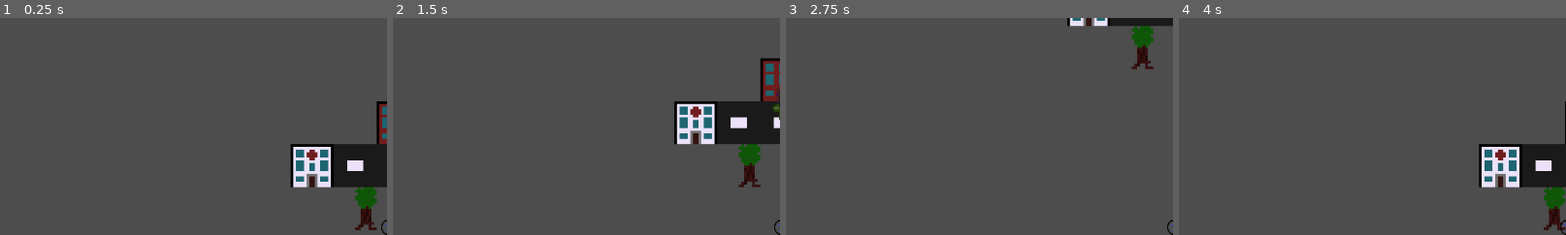
Above: before the commit, frames 1-4 (left to right).
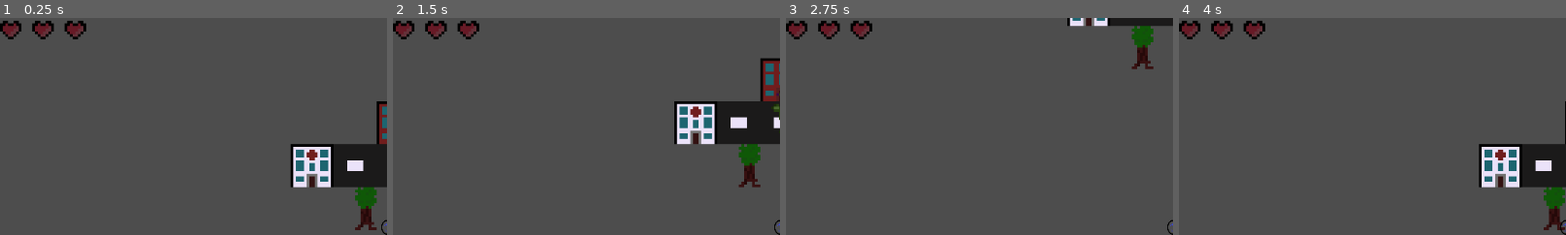
Above: after the commit, the same moments.

Repository: Lila-Kuhlt/Close-Encounters-of-the-Jeff-Kind
Game: Godot game, scene res://scenes/World.tscn
Same seed, same stepped clock (60 frames per second), same inputs: the game is played once before the commit and once after it.
Inputs:
- Up to frame 1 (0.25 s): no input
- Up to frame 2 (1.5 s): tap Enter at 0.5 s; hold D (right) 0.53-1.28 s; hold S (down) from 1.28 s (still down)
- Up to frame 3 (2.75 s): release S (down) at 2.03 s; hold D (right) from 2.03 s (still down)
- Up to frame 4 (4 s): tap Space at 2.75 s; release D (right) at 2.78 s; hold W (up) 2.78-3.53 s; hold A (left) from 3.53 s (still down)
The pictures show only the part of the screen within x 0-50%, y 0-50%; the shares and areas given below are measured in that part.

The runs differ from the first frame. In frame 1, 1.1% of the frame differs, in the area x 0-23%, y 1-10%; in frame 2, 1.1%; in frame 3, 1.1%; in frame 4, 1.1%.

Commit message:
Add health bar to ui

Diff:
--- a/godot/scenes/Player.gd
+++ b/godot/scenes/Player.gd
@@ -9,6 +9,9 @@
 
 var package_queue := []
 var lifes := MAX_LIFES
+
+func _ready():
+	get_parent().get_node("UI").set_max_health(MAX_LIFES)
 
 ## Tries to add a package to the queue and returns wether the package could be added.
 func collect_package(package) -> bool:
@@ -29,9 +32,10 @@
 	# check if package was already delivered
 	if package != null:
 		remove_package(package)
-		lifes -= 1
-		if lifes <= 0:
+		lifes = max(lifes - 1, 0)
+		if lifes == 0:
 			get_parent().get_node("UI").trigger_game_over()
+		get_parent().get_node("UI").set_health(lifes)
 
 func _on_destination_detector_area_entered(area):
 	var dest = area.get_parent()
--- /dev/null
+++ b/godot/scenes/UI/Heart.tscn
@@ -0,0 +1,11 @@
+[gd_scene load_steps=3 format=3 uid="uid://ddxbbv2dowufi"]
+
+[ext_resource type="Texture2D" uid="uid://bos0no2j1bua7" path="res://assets/hearts.png" id="1_d158c"]
+
+[sub_resource type="AtlasTexture" id="AtlasTexture_2cs3v"]
+resource_local_to_scene = true
+atlas = ExtResource("1_d158c")
+region = Rect2(0, 0, 8, 8)
+
+[node name="Heart" type="TextureRect"]
+texture = SubResource("AtlasTexture_2cs3v")
--- a/godot/scenes/UI/UI.gd
+++ b/godot/scenes/UI/UI.gd
@@ -1,6 +1,9 @@
 extends CanvasLayer
 
+const Heart = preload("res://scenes/UI/Heart.tscn")
+
 var just_paused := false
+var hearts: Array[TextureRect] = []
 
 func _ready():
 	add_to_group("UI")
@@ -21,3 +24,17 @@
 func trigger_game_over() -> void:
 	get_tree().paused = true
 	$GameOver.show()
+
+func set_max_health(health: int) -> void:
+	for i in range(health):
+		var heart: TextureRect = Heart.instantiate()
+		$HeartVBox/HeartContainer.add_child(heart)
+		hearts.append(heart)
+	set_health(health)
+
+func set_health(health: int) -> void:
+	var i := 0
+	for child in hearts:
+		var tex: AtlasTexture = child.texture
+		tex.region.position.x = 8 if i < health else 0
+		i += 1
--- a/godot/scenes/UI/UI.tscn
+++ b/godot/scenes/UI/UI.tscn
@@ -85,4 +85,16 @@
 Game Over"
 horizontal_alignment = 1
 
+[node name="HeartVBox" type="VBoxContainer" parent="."]
+anchors_preset = 15
+anchor_right = 1.0
+anchor_bottom = 1.0
+grow_horizontal = 2
+grow_vertical = 2
+size_flags_horizontal = 3
+
+[node name="HeartContainer" type="HBoxContainer" parent="HeartVBox"]
+texture_filter = 1
+layout_mode = 2
+
 [connection signal="pressed" from="PauseMenu/Panel/MarginContainer/VBoxContainer/Button" to="." method="_on_button_pressed"]
Binary file added: godot/assets/hearts.png
Not shown, added: godot/assets/hearts.png.import
